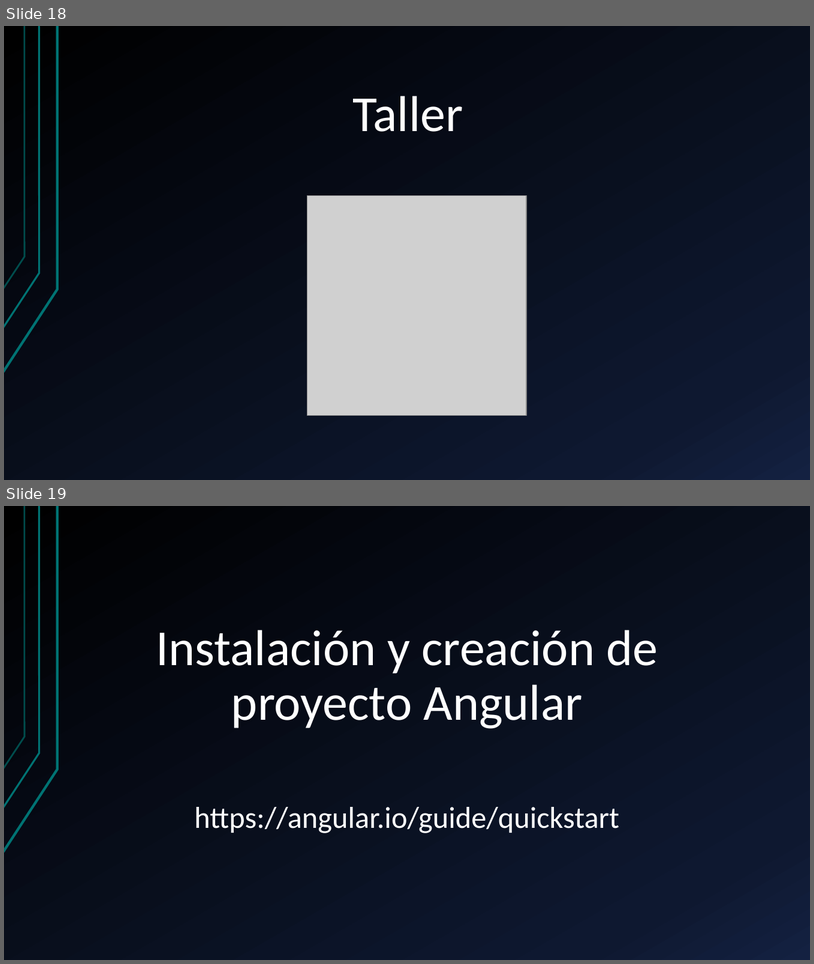
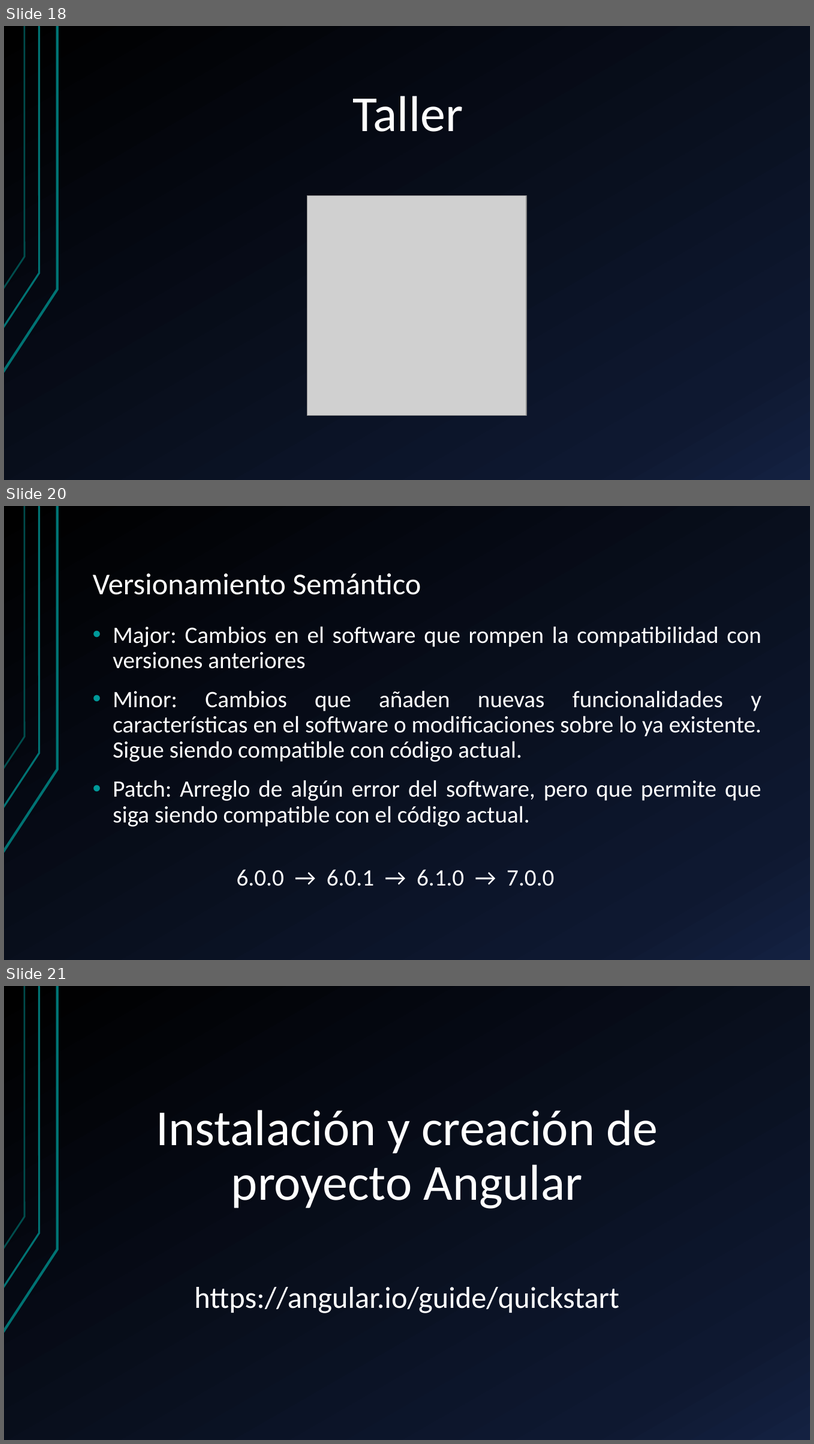
Before and after one commit to KevinToala/capacitacionAngular, a slide deck: Angular.pptx. Shown one above the other, each under a label of ours: slides 18 and 19 before the commit, slides 18, 20 and 21 after it; the slides between them are not shown. The pictures are 814x964 and 814x1444 pixels, drawn with LibreOffice and Linux fonts; fonts in the diff are those of the drawing; grey boxes stand for pictures. Boxes give left, top, right and bottom in pixels: in the first picture for what was removed or moved away, otherwise in the second. Text is boxed around its words. In the diff, an @@ line names an element or a change of style, - is before the commit and + after.

Commit message:
Actualización Diapositivas 2do día

```diff
--- a/Angular.pptx
+++ b/Angular.pptx
@@ slide 20 added at (4, 506, 810, 960), background gradient #000000 to #0F1931 to #142242; not listed: 3 template elements that a slide beside it also shows @@
@@ title added at (93, 573, 421, 595), 36 pt, text #FFFFFF @@
+Versionamiento Semántico
@@ text added at (113, 626, 762, 826), 28 pt, text #FFFFFF @@
+• Major: Cambios en el software que rompen la compatibilidad con versiones anteriores
+• Minor: Cambios que añaden nuevas funcionalidades y características en el software o modificaciones sobre lo ya existente. Sigue siendo compatible con código actual.
+• Patch: Arreglo de algún error del software, pero que permite que siga siendo compatible con el código actual.
@@ text added at (237, 869, 554, 886), 28 pt, text #FFFFFF @@
+6.0.0 → 6.0.1 → 6.1.0 → 7.0.0
@@ what was slide 19 is now slide 21 @@
```
Also in this commit, not shown: 8 other slides added.
